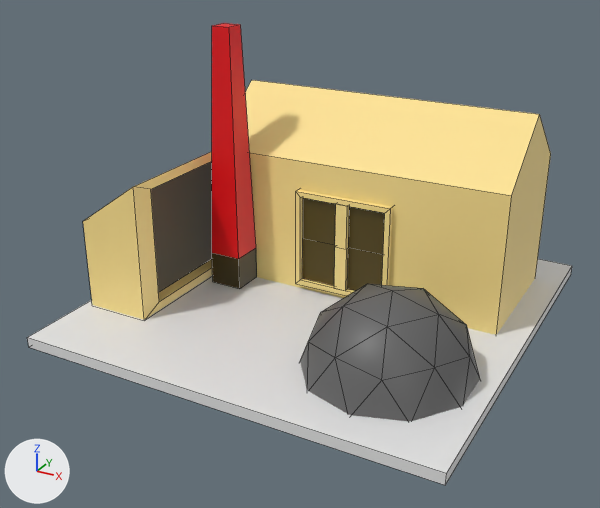
Two versions of the FBX model Assets/Models/Structures/CoalHouse.fbx, one commit apart.
The view is the same before and after, from a 50 mm camera at (20.4, -40.1, 22.9) aimed at (-0.4, -2.2, 4.0). Arrows for +X, +Y and +Z are at lower left; the lights stay in place. The first picture is the older version. Mesh edges are drawn as thin lines. Where no turn or scale is listed for an object, it has been applied to the vertices.

Before the edit, the objects in view are built like this:
```python
mat_material_002 = principled_material('Material.002')
mat_material_002.base_color = (0.121, 0.121, 0.121)  # dark grey #626262
me_coal = bpy.data.meshes.new('Coal')
me_coal.from_pydata(...)  # 26 vertices, 40 faces; spans x -4.43..4.43, y -4.66..4.66, z -1.81..2.85
me_coal.materials.append(mat_material_002)  # dark grey #626262
me_coalhouse = bpy.data.meshes.new('CoalHouse')
me_coalhouse.from_pydata(...)  # 67 vertices, 51 faces; spans x -9.1..13.0, y -8.4..8.0, z -4.5..11.5
# faces by material slot: [39, 4, 3, 5]
me_coalhouse.materials.append(mat_material_001)  # yellow #ffe390
me_coalhouse.materials.append(mat_material_003)  # brown #524303
me_coalhouse.materials.append(mat_material_004)  # brown #41360f
me_coalhouse.materials.append(mat_material_005)  # red #e7000e
me_platform = bpy.data.meshes.new('Platform')
me_platform.from_pydata([(-12.1, -12.1, -0.3), (-12.1, -12.1, 0.3), (-12.1, 12.1, -0.3), (-12.1, 12.1, 0.3), (12.1, -12.1, -0.3), (12.1, -12.1, 0.3), (12.1, 12.1, -0.3), (12.1, 12.1, 0.3)], [], [(7, 3, 1, 5), (0, 1, 3, 2), (4, 5, 1, 0), (6, 7, 5, 4), (2, 3, 7, 6)])
ob_coal = bpy.data.objects.new('Coal', me_coal)
ob_coal.location = (6.66, -5.6, 1.97)
ob_coalhouse = bpy.data.objects.new('CoalHouse', me_coalhouse)
ob_coalhouse.location = (-2.56, 1.03, 4.52)
ob_platform = bpy.data.objects.new('Platform', me_platform)
ob_platform.location = (0.0, 0.0, 0.0)
```
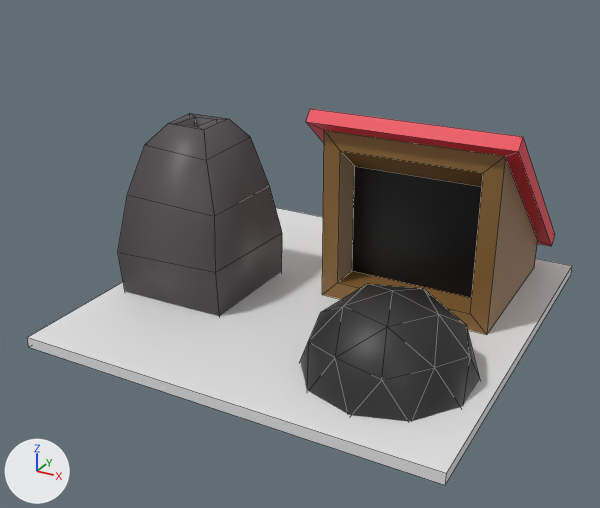
Edits to the bpy script that builds the scene:
```text
Change mat_material_002:
    mat_material_002.base_color: (0.121, 0.121, 0.121) -> (0.0222, 0.0222, 0.0222)  # dark grey #626262 -> black #292929
Add mat_material_006:
    mat_material_006 = principled_material('Material.006')
    mat_material_006.base_color = (0.256, 0.13, 0.0346)  # brown #8a6534
Add mat_material_007:
    mat_material_007 = principled_material('Material.007')
    mat_material_007.base_color = (0.0, 0.0, 0.0)  # black #000000
Add mat_material:
    mat_material = principled_material('Material')
    mat_material.base_color = (0.8, 0.0133, 0.0426)  # red #e71e3a
Add mat_material_008:
    mat_material_008 = principled_material('Material.008')
    mat_material_008.base_color = (0.0871, 0.0766, 0.0808)  # dark grey #534e50
Add me_cube_005:
    me_cube_005.from_pydata(...)  # 28 vertices, 26 faces; spans x -5.96..5.96, y -4.74..7.33, z -5.04..6.4
    # faces by material slot: [15, 10, 1]
    me_cube_005.materials.append(mat_material)  # red #e71e3a
    me_cube_005.materials.append(mat_material_006)  # brown #8a6534
    me_cube_005.materials.append(mat_material_007)  # black #000000
Add me_cube:
    me_cube.from_pydata(...)  # 28 vertices, 26 faces; spans x -3.71..3.55, y -3.83..3.81, z -7.3..3.57
    me_cube.materials.append(mat_material_008)  # dark grey #534e50
Remove ob_coalhouse:
    ob_coalhouse = bpy.data.objects.new('CoalHouse', me_coalhouse)
    ob_coalhouse.location = (-2.56, 1.03, 4.52)
Add ob_cube_001:
    ob_cube_001 = bpy.data.objects.new('Cube.001', me_cube_005)
    ob_cube_001.location = (4.84, 4.52, 5.33)
Add ob_cube:
    ob_cube = bpy.data.objects.new('Cube', me_cube)
    ob_cube.location = (-7.6, -1.53, 7.03)
```

Pixel boxes (x1, y1, x2, y2) of what changed, in the pictures (600 x 508 px):
'CoalHouse', deleted: before (83, 23, 551, 335)
    faces in mat_material_001 (yellow #ffe390): (83, 80, 551, 335)
    faces in mat_material_005 (red #e7000e): (212, 23, 256, 259)
    faces in mat_material_004 (brown #41360f): (151, 161, 257, 292)
    faces in mat_material_003 (brown #524303): (302, 198, 385, 291)
'Cube.001', added: after (306, 109, 555, 334)
    faces in mat_material_006 (brown #8a6534): (322, 130, 538, 334)
    faces in mat_material_007 (black #000000): (352, 166, 482, 298)
    faces in mat_material (red #e71e3a): (306, 109, 555, 246)
'Cube', added: after (118, 113, 282, 316)
'Coal', recoloured (dark grey to black): (300, 284, 480, 422) in both
